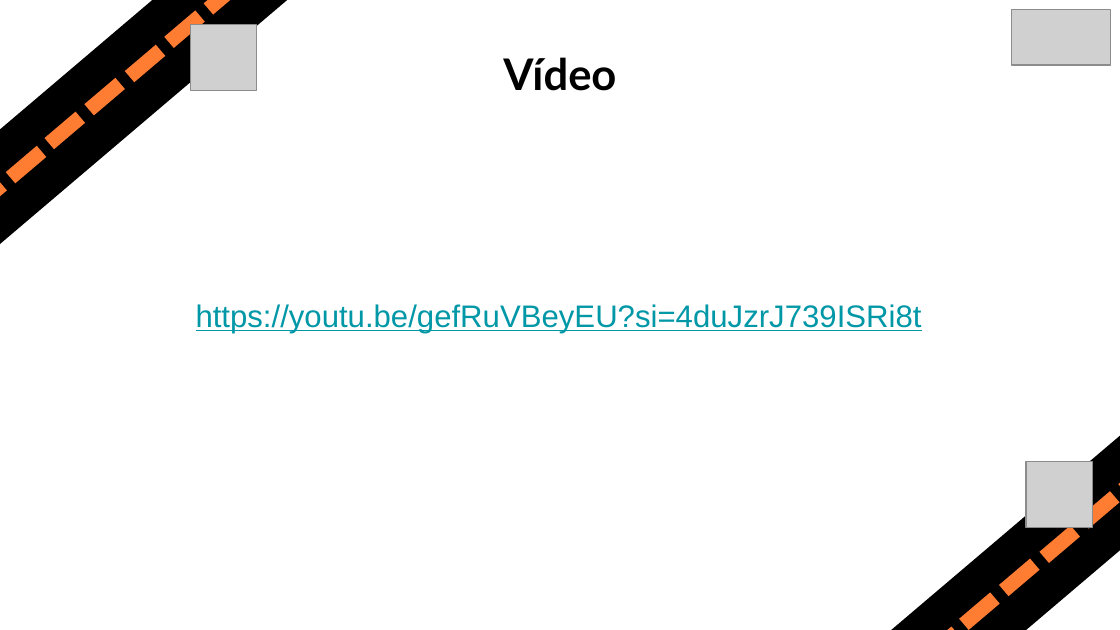
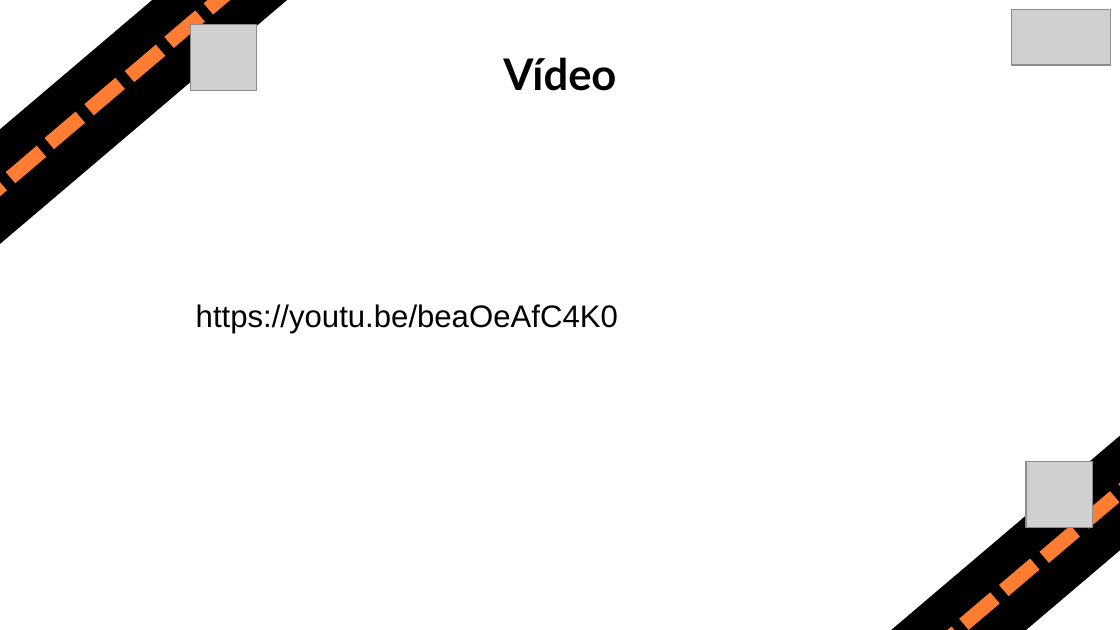
Before and after one commit to Nossa-Via/Fatec-Ipiranga-LabEngSoft-2024-2-Equipe08, a slide deck: slide 5 of LabEngSoft-2024-2-Sprint#3/Nossa Via - Apresentação.pptx. Drawn at 1120x630 pixels with LibreOffice and Linux fonts; fonts in the diff are those of the drawing; grey boxes stand for pictures. Boxes give left, top, right and bottom in pixels: in the first picture for what was removed or moved away, otherwise in the second. Text is boxed around its words. In the diff, an @@ line names an element or a change of style, - is before the commit and + after.

Commit message:
Apresentação

```diff
--- a/LabEngSoft-2024-2-Sprint#3/Nossa Via - Apresentação.pptx
+++ b/LabEngSoft-2024-2-Sprint#3/Nossa Via - Apresentação.pptx
@@ text at <box>196,304,618,333</box>: text changed; text colour #0097A7 to #000000 @@
-https://youtu.be/gefRuVBeyEU?si=4duJzrJ739ISRi8t
+https://youtu.be/beaOeAfC4K0
```
Also in this commit, not shown: 5 other slides changed.
